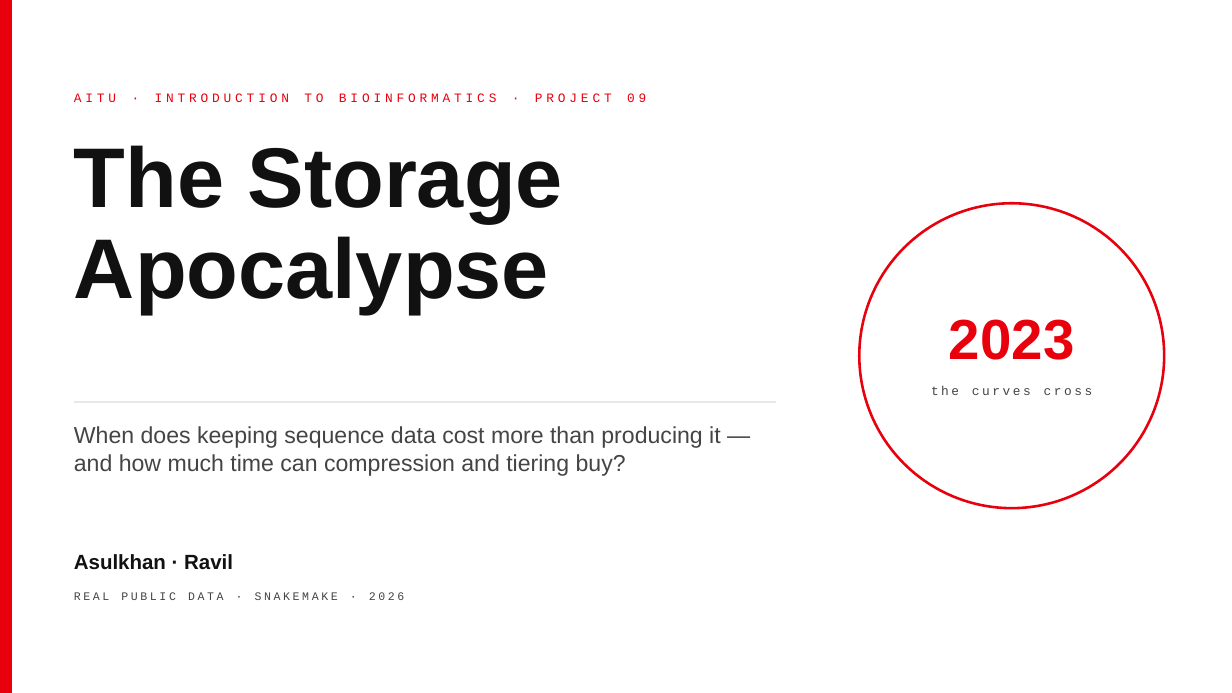
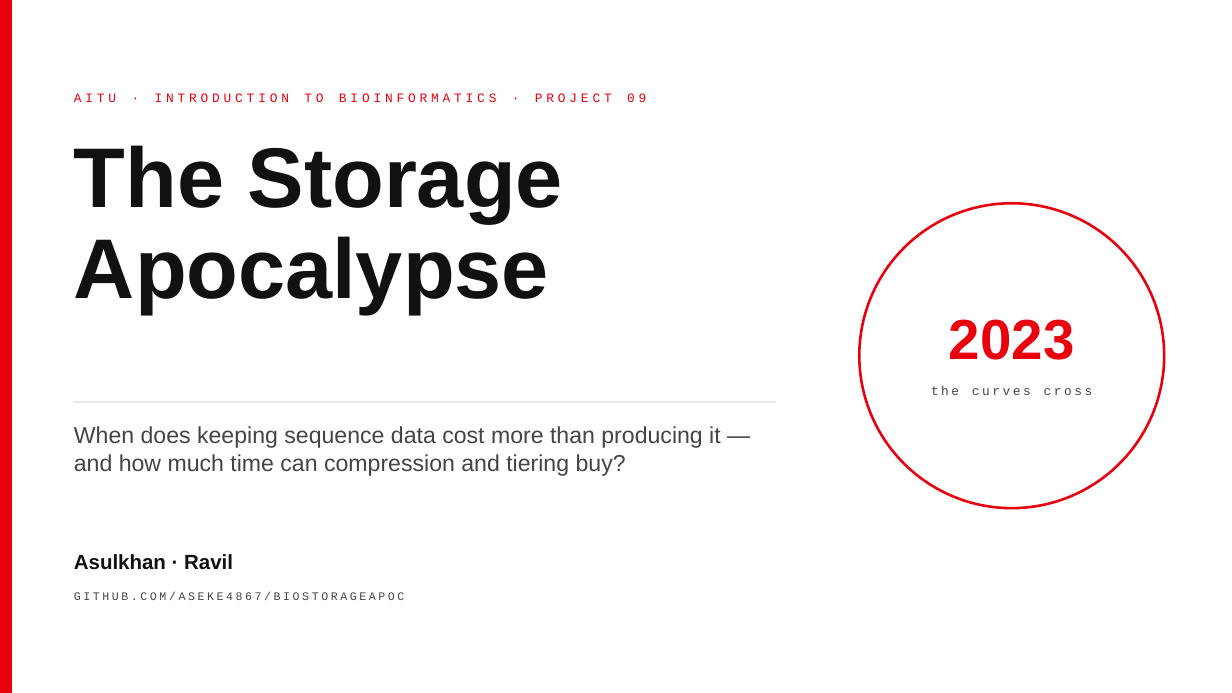
Before and after one commit to Aseke4867/BioStorageApoc, a slide deck: slide 1 of report/presentation.pptx. Drawn at 1232x693 pixels with LibreOffice and Linux fonts; fonts in the diff are those of the drawing. Boxes give left, top, right and bottom in pixels: in the first picture for what was removed or moved away, otherwise in the second. Text is boxed around its words. In the diff, an @@ line names an element or a change of style, - is before the commit and + after.

Commit message:
Show the repository link on the title slide
Replaces the 'real public data, Snakemake, 2026' tagline with the GitHub
address of the project.

```diff
--- a/report/presentation.pptx
+++ b/report/presentation.pptx
@@ text at [74, 592, 404, 600]: text changed @@
-REAL PUBLIC DATA · SNAKEMAKE · 2026
+GITHUB.COM/ASEKE4867/BIOSTORAGEAPOC
```
